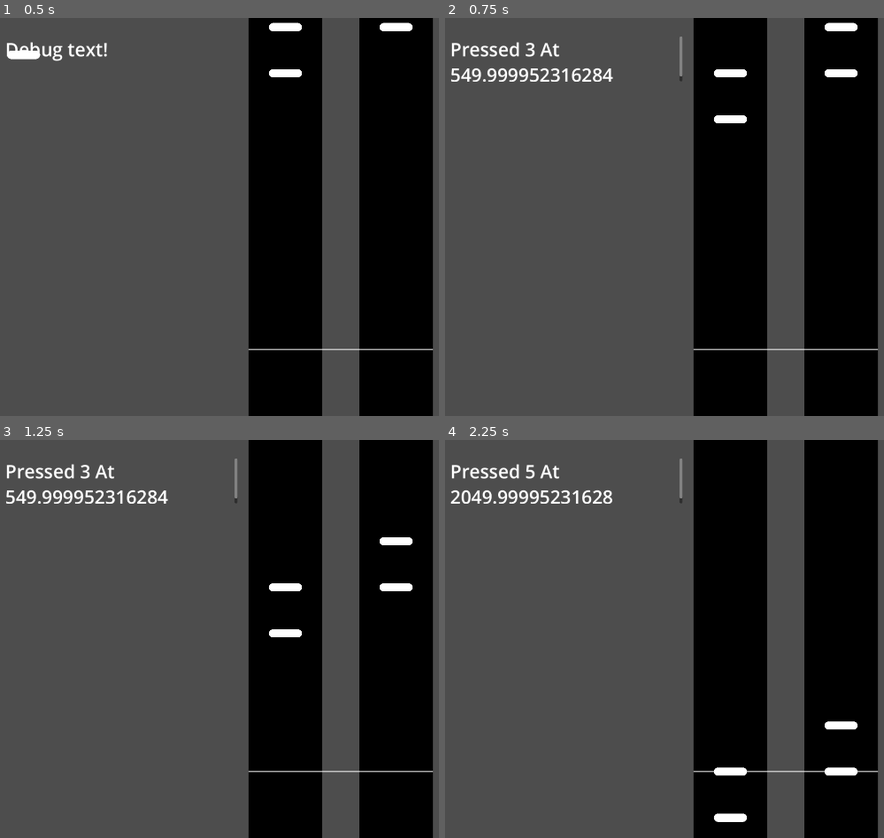
Above: before the commit, frames 1-4 (two rows, left to right).
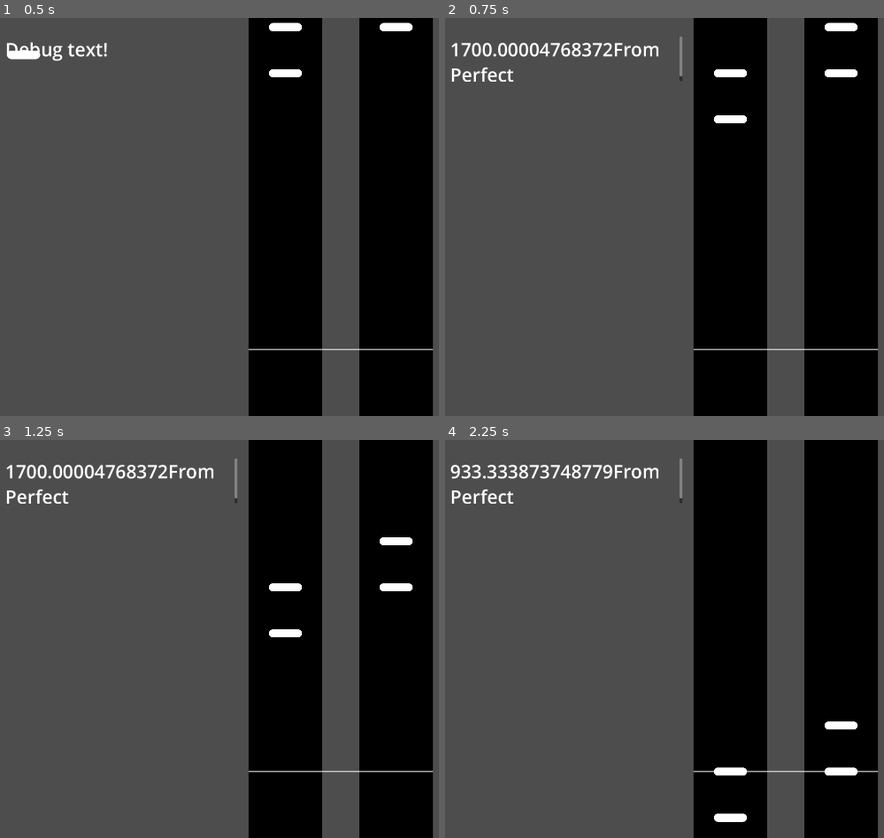
Above: after the commit, the same moments.

Repository: steamboatsonic/JamBop
Game: Godot game, scene res://Gameplay.tscn
Two runs of this game, one before a commit and one after it. Both use one fixed random seed, a clock stepped at 60 frames per second and the inputs below.
Inputs:
- Up to frame 1 (0.5 s): no input
- Up to frame 2 (0.75 s): hold D (Right) from 0.53 s (still down); hold Up (XButton) from 0.53 s (still down)
- Up to frame 3 (1.25 s): keep holding D (Right); keep holding Up (XButton)
- Up to frame 4 (2.25 s): release D (Right) at 1.28 s; release Up (XButton) at 1.28 s; hold S (Down) 1.28-2.03 s; tap Right (AButton) at 1.35 s; tap Up (XButton) at 1.55 s; hold D (Right) from 2.03 s (still down); hold Down (BButton) from 2.03 s (still down)

Frame 1 is identical in both runs. In frame 2, 1.6% of the frame differs, in the area x 1-49%, y 6-16%; in frame 3, 1.6%; in frame 4, 1.6%.
Error after the commit: Invalid access of index '4' on a base object of type: 'Array'. (res://GemManager.gd:111)

Commit message:
Gems and Input, Together At Last
- Gems have HitAccuracy and Active metadata
- GemManager assigns HitAccuracy based on realtime input
- Some handling for nextGem and Active gems

Diff:
--- a/GemManager.gd
+++ b/GemManager.gd
@@ -11,6 +11,11 @@
 var nextGem: int = 0;
 # stage 0 = get ready, 1 = playing, 2 = finished
 var stage: int = 0;
+
+var laneToHit: int = 0;
+var gemToHit: int = 0;
+var timingOfHit: float = 0;
+var somethingToHit: bool = false;
 
 var temp;
 
@@ -90,15 +95,38 @@
 		for x in inputWaitingTiming.size():
 			#temp = inputWaitingLane.pop_front();
 			#temp = inputWaitingTiming.pop_front();
-			writeDebug("Pressed " + str(inputWaitingLane.pop_front()) + " At " + str(inputWaitingTiming.pop_front()))
+			# writeDebug("Pressed " + str(inputWaitingLane.pop_front()) + " At " + str(inputWaitingTiming.pop_front()))
+			# look for earliest gem in this lane in range
+			gemToHit = nextGem;
+			somethingToHit = false;
+			laneToHit = inputWaitingLane.pop_front();
+			timingOfHit = inputWaitingTiming.pop_front();
+
+			while gem[gemToHit].get_meta("Lane") != laneToHit  \
+				|| gem[gemToHit].get_meta("Active") == false:
+				if gem[gemToHit].get_meta("TimingMSec") < timingOfHit - 250.00:
+					#reaching this means any gems in range are in different lanes (no hit)
+					somethingToHit = false;
+					break;
+				gemToHit += 1;
+
+			# we either found the next gem in the lane, or found there are no gems in the lane
+			if gem[gemToHit].get_meta("Lane") == laneToHit:
+				somethingToHit = true;
+				writeDebug (str(gem[gemToHit].get_meta("TimingMSec") - timingOfHit) + "From Perfect");
+				gem[gemToHit].set_meta("HitAccuracy", (gem[gemToHit].get_meta("TimingMSec") - timingOfHit));
+				gem[gemToHit].set_meta("Active", false);
 
 		# Now look for gems that have left the playfield without being hit
+		while gem[nextGem].get_meta("MSecUntilPerfect") < -250.00:
+			if gem[nextGem].get_meta("Active") == true:
+				gem[nextGem].set_meta("Active", false);
+				# writeDebug("nextGem is now " + str(nextGem))
+				writeDebug("Gem missed...")
 
-		while get_meta("todaysTime") > gem[nextGem].get_meta("TimingMSec") + 250:
 			nextGem += 1;
-			writeDebug("nextGem is now " + str(nextGem))
 			if nextGem >= gem.size():
-				writeDebug("All gems accounted for")
+				# writeDebug("All gems accounted for")
 				stage = 2;
 				break
 
@@ -132,7 +160,7 @@
 	elif event.is_action_pressed("BButton"):
 		generateInputWaiting(5);
 		pass
-	elif event.is_action_pressed("Xbutton"):
+	elif event.is_action_pressed("XButton"):
 		generateInputWaiting(5);
 		pass
 	elif event.is_action_pressed("AButton"):
--- a/gem.gd
+++ b/gem.gd
@@ -2,7 +2,6 @@
 
 @onready
 var gemManager = $"..";
-var MSecUntilPerfect:float = 0;
 var xPosition:float = 0;
 
 # Called when the node enters the scene tree for the first time.
@@ -25,16 +24,16 @@
 # Called every frame. 'delta' is the elapsed time since the previous frame.
 func _process(_delta):
 	# writeDebug(str(gemManager.get_meta("todaysTime")))
-	MSecUntilPerfect = get_meta("TimingMSec") - gemManager.get_meta("todaysTime");
+	set_meta("MSecUntilPerfect", get_meta("TimingMSec") - gemManager.get_meta("todaysTime"));
 	# writeDebug(str(MSecUntilPerfect));
 	if (get_meta("OnScreen") == false):
-		if MSecUntilPerfect < 900 / gemManager.get_meta("gravity"):
+		if get_meta("MSecUntilPerfect") < 900 / gemManager.get_meta("gravity"):
 			set_meta("OnScreen", true)
 	else:
 		# writeDebug(str((get_meta("TimingMSec") - 8000)));
 		position = Vector2(
 			xPosition,
-			900 - (MSecUntilPerfect * gemManager.get_meta("gravity")));
+			900 - (get_meta("MSecUntilPerfect") * gemManager.get_meta("gravity")));
 
 func writeDebug(textToWrite:String):
 	get_node("../../../DebugText").text = textToWrite;
--- a/gem_parent.tscn
+++ b/gem_parent.tscn
@@ -15,3 +15,5 @@
 metadata/Score = 0
 metadata/Road = 0
 metadata/Active = false
+metadata/MSecUntilPerfect = 0.0
+metadata/HitAccuracy = 0.0
